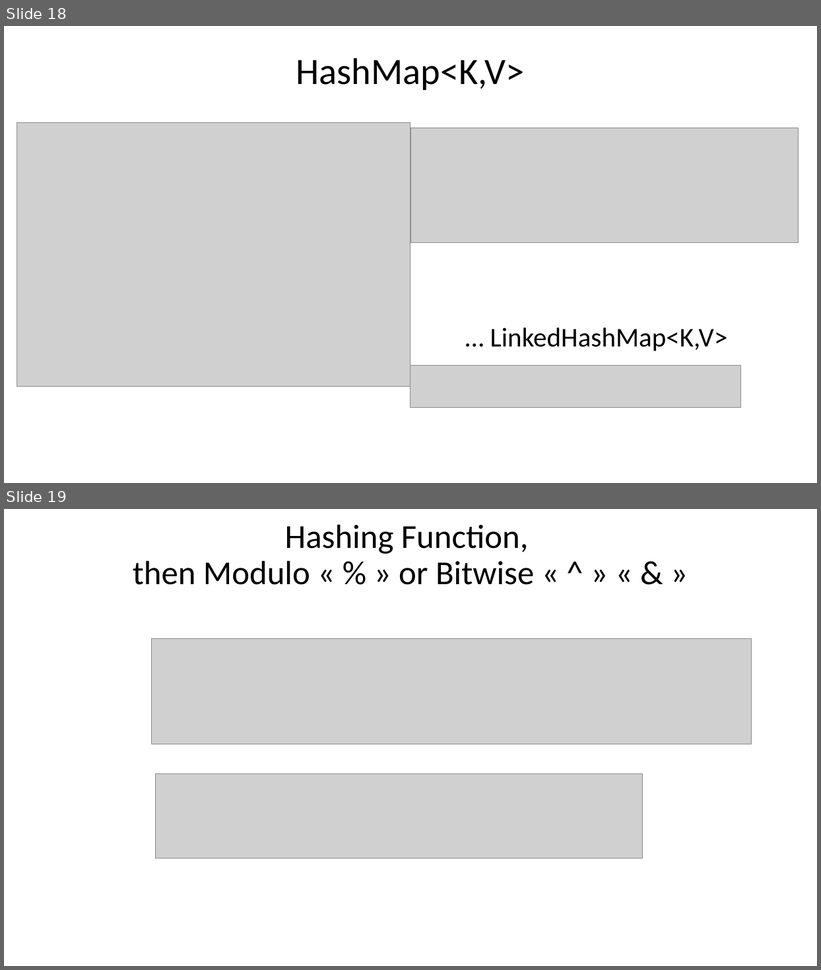
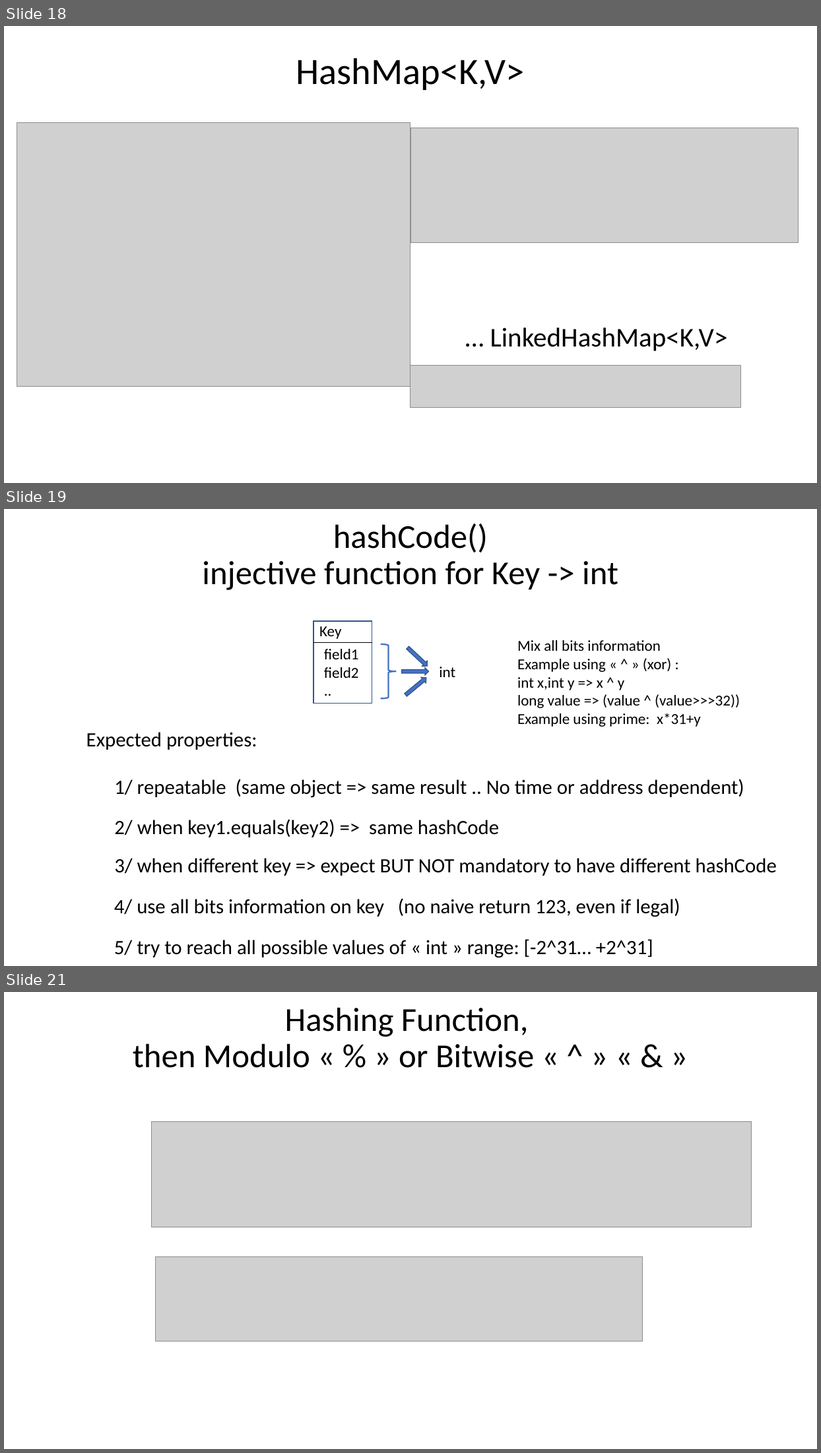
Before and after one commit to Arnaud-Nauwynck/presentations, a slide deck: java/Basic-Data-Structures.pptx. Shown one above the other, each under a label of ours: slides 18 and 19 before the commit, slides 18, 19 and 21 after it; the slides between them are not shown. The pictures are 821x970 and 821x1453 pixels, drawn with LibreOffice and Linux fonts; fonts in the diff are those of the drawing; grey boxes stand for pictures. Boxes give left, top, right and bottom in pixels: in the first picture for what was removed or moved away, otherwise in the second. Text is boxed around its words. In the diff, an @@ line names an element or a change of style, - is before the commit and + after.

```diff
--- a/java/Basic-Data-Structures.pptx
+++ b/java/Basic-Data-Structures.pptx
@@ slide 19 added at (x1=4, y1=509, x2=817, y2=966), background #FFFFFF @@
@@ title added at (x1=202, y1=524, x2=618, y2=590), 39.6 pt, text #000000 @@
+hashCode()
+injective function for Key -> int
@@ rectangle added at (x1=314, y1=621, x2=372, y2=703), outline #325491 1 pt @@
@@ text added at (x1=319, y1=626, x2=341, y2=639), 18 pt, text #000000 @@
+Key
@@ line added from (314, 642) to (372, 642), #000000 1.5 pt @@
@@ right brace added at (x1=381, y1=644, x2=397, y2=698), outline #4472C4 1.75 pt @@
@@ down arrow added at (x1=405, y1=646, x2=430, y2=669), fill #4472C4, outline #325491 1 pt @@
@@ text added at (x1=517, y1=640, x2=740, y2=727), 18 pt, text #000000 @@
+Mix all bits information
+Example using « ^ » (xor) :
+int x,int y => x ^ y
+long value => (value ^ (value>>>32))
+Example using prime: x*31+y
@@ text added at (x1=324, y1=649, x2=359, y2=678), 18 pt, text #000000 @@
+field1
+field2
+..
@@ text added at (x1=439, y1=667, x2=455, y2=677), 18 pt, text #000000 @@
+int
@@ down arrow added at (x1=402, y1=667, x2=428, y2=675), fill #4472C4, outline #325491 1 pt @@
@@ down arrow added at (x1=404, y1=675, x2=429, y2=698), fill #4472C4, outline #325491 1 pt @@
@@ text added at (x1=86, y1=732, x2=257, y2=750), 24 pt, text #000000 @@
+Expected properties:
@@ text added at (x1=114, y1=779, x2=745, y2=798), 24 pt, text #000000 @@
+1/ repeatable (same object => same result .. No time or address dependent)
@@ text added at (x1=114, y1=819, x2=499, y2=838), 24 pt, text #000000 @@
+2/ when key1.equals(key2) => same hashCode
@@ text added at (x1=114, y1=858, x2=777, y2=876), 24 pt, text #000000 @@
+3/ when different key => expect BUT NOT mandatory to have different hashCode
@@ text added at (x1=114, y1=898, x2=680, y2=918), 24 pt, text #000000 @@
+4/ use all bits information on key (no naive return 123, even if legal)
@@ text added at (x1=114, y1=939, x2=653, y2=958), 24 pt, text #000000 @@
+5/ try to reach all possible values of « int » range: [-2^31… +2^31]
@@ what was slide 19 is now slide 21 @@
```
Also in this commit, not shown: 5 slides changed, 20 other slides added.
